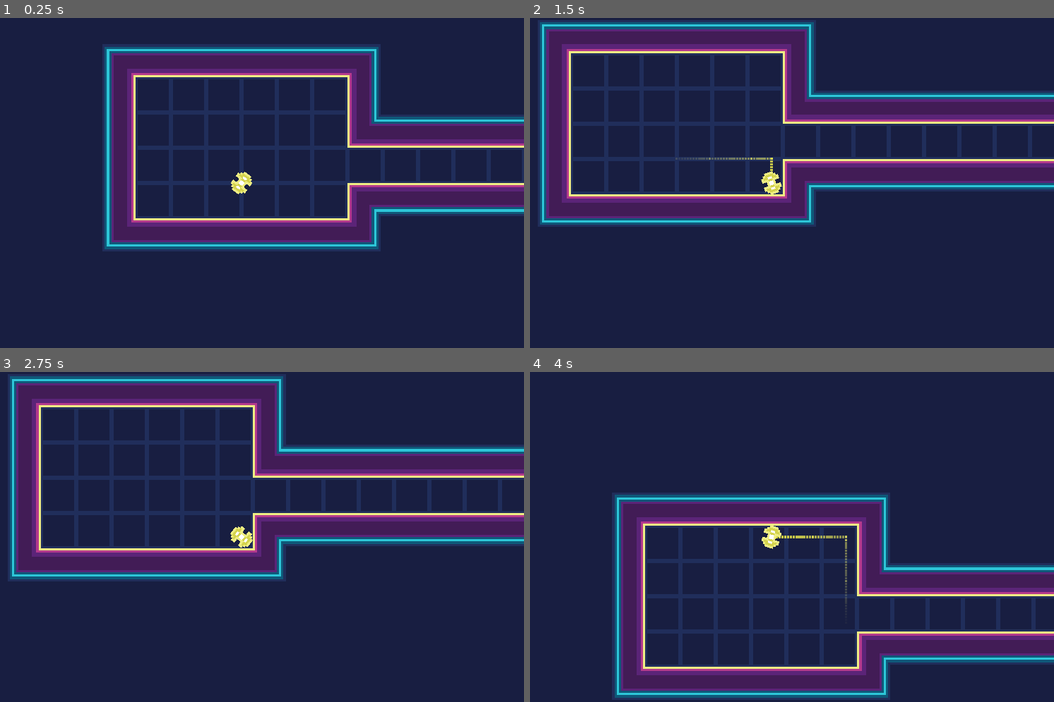
Above: before the commit, frames 1-4 (two rows, left to right).
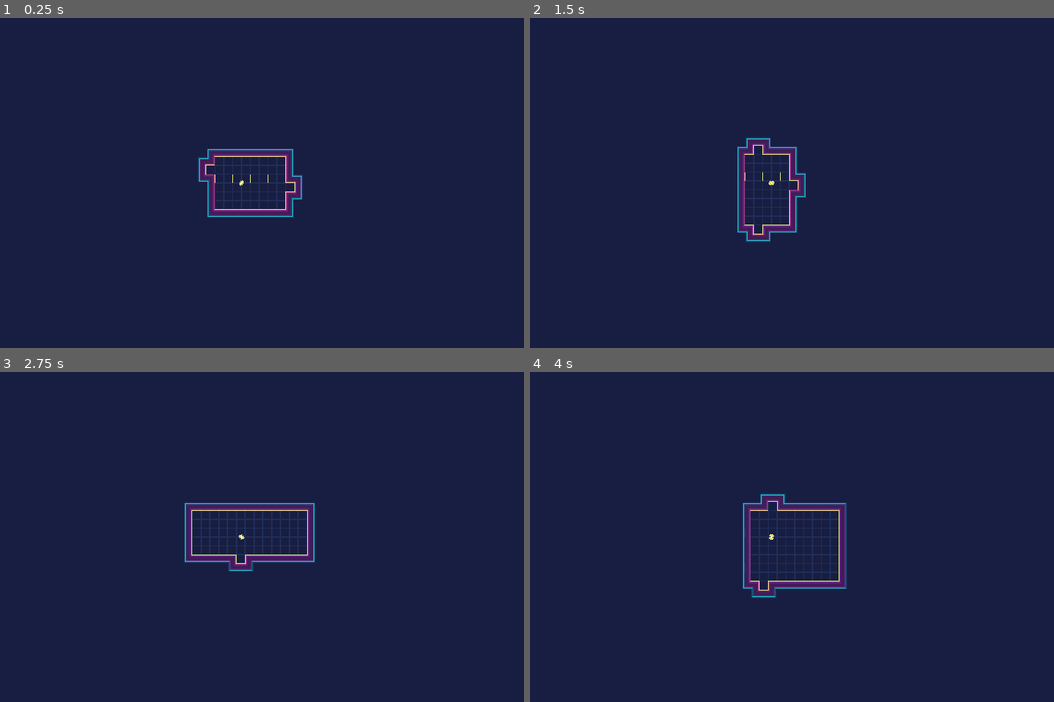
Above: after the commit, the same moments.

Repository: kosinaz/loop-breakerz
Game: Godot game, scene res://map.tscn
The game is run twice, just before and just after one commit, with the same random seed, the same clock (stepped at 60 frames per second) and the same inputs.
Inputs (mouse positions are in pixels of both pictures, inside the frame that each line leads up to):
- Up to frame 1 (0.25 s): no input
- Up to frame 2 (1.5 s): tap Enter (ui_accept) at 0.5, 0.6, 0.77, 1.07, 1.35 s; move the mouse to (896, 166) at 0.52 s; hold Right (ui_right) 0.53-1.28 s; click (896, 166) at 0.67 s; move the mouse to (661, 199) at 1.27 s; hold Down (ui_down) from 1.28 s (still down)
- Up to frame 3 (2.75 s): tap Enter (ui_accept) at 1.52, 1.82, 2.1 s; move the mouse to (298, 464) at 2.02 s; release Down (ui_down) at 2.03 s; hold Right (ui_right) from 2.03 s (still down)
- Up to frame 4 (4 s): move the mouse to (744, 603) at 2.77 s; release Right (ui_right) at 2.78 s; hold Up (ui_up) 2.78-3.53 s; tap Enter (ui_accept) at 2.85, 3.02, 3.32, 3.6, 3.77 s; click (744, 603) at 2.92 s; move the mouse to (938, 586) at 3.52 s; hold Left (ui_left) from 3.53 s (still down)

The runs differ from the first frame. In frame 1, 27% of the frame differs, in the area x 19-100%, y 7-71%; in frame 2, 30%; in frame 3, 31%, in the area x 1-100%, y 0-64%; in frame 4, 28%.

Commit message:
refine rooms

Diff:
--- a/Loop Breakerz/map.gd
+++ b/Loop Breakerz/map.gd
@@ -1,9 +1,10 @@
 extends Node2D
 
 # Room and corridor parameters
-export (int) var room_min_size = 5
-export (int) var room_max_size = 10
-export (int) var corridor_width = 3
+export (int) var room_min_size = 7
+export (int) var room_max_size = 15
+export (int) var corridor_min_length = 5
+export (int) var corridor_max_length = 9
 export (int) var tile_id = 0  # ID for walkable tiles
 
 onready var tilemap = $TileMap
@@ -14,16 +15,14 @@
 	rng.seed = OS.get_ticks_usec()
 
 	# Generate Room A at the origin
-	var room_a = generate_room(Vector2.ZERO)
+	generate_room(Vector2.ZERO)
 
-	# Generate Room B at least 10 tiles away
-	var room_b_position = Vector2(15, 0)
-	var room_b = generate_room(room_b_position)
+func _process(_delta):
+	if Input.is_action_just_released("ui_accept"):
+		# warning-ignore:return_value_discarded
+		get_tree().reload_current_scene()
 
-	# Connect Room A and Room B with a corridor
-	connect_rooms(room_a, room_b)
-
-func generate_room(origin: Vector2) -> Rect2:
+func generate_room(origin: Vector2) -> Dictionary:
 	# Randomly determine room size
 	var width = rng.randi_range(room_min_size, room_max_size)
 	var height = rng.randi_range(room_min_size, room_max_size)
@@ -33,33 +32,57 @@
 		for y in range(height):
 			tilemap.set_cellv(origin + Vector2(x, y), tile_id)
 
+	var doors = []
+
+	# Top door
+	if randi() % 2:
+		var door_position = origin + Vector2(randi() % (width - 4) + 2, -1)
+		for x in range(-1, 2):
+			tilemap.set_cellv(door_position + Vector2(x, 0), tile_id)
+		doors.append({
+			"position": door_position,
+			"direction": "up",
+		})
+
+	# Bottom door
+	if randi() % 2:
+		var door_position = origin + Vector2(randi() % (width - 4) + 2, height)
+		for x in range(-1, 2):
+			tilemap.set_cellv(door_position + Vector2(x, 0), tile_id)
+		doors.append({
+			"position": door_position,
+			"direction": "down",
+		})
+
+	# Left door
+	if randi() % 2:
+		var door_position = origin + Vector2(-1, randi() % (height - 4) + 2)
+		for y in range(-1, 2):
+			tilemap.set_cellv(door_position + Vector2(0, y), tile_id)
+		doors.append({
+			"position": door_position,
+			"direction": "left",
+		})
+
+	# Right door
+	if randi() % 2 :
+		var door_position = origin + Vector2(width, randi() % (height - 4) + 2)
+		for y in range(-1, 2):
+			tilemap.set_cellv(door_position + Vector2(0, y), tile_id)
+		doors.append({
+			"position": door_position,
+			"direction": "right",
+		})
+
 	# Update the autotile bitmask for the entire room region
 	tilemap.update_bitmask_region(origin, Vector2(width, height))
 
 	# Return the room's bounds for corridor placement
-	return Rect2(origin, Vector2(width, height))
-
-func connect_rooms(room_a: Rect2, room_b: Rect2):
-	# Find the center of each room
-	var center_a = room_a.position + room_a.size / 2
-
-	# Determine valid entrance tiles for both rooms
-	var entrance_a = get_valid_entrance(room_a)
-	var entrance_b = get_valid_entrance(room_b)
-
-	# Create a horizontal corridor
-	var start_x = int(min(entrance_a.x, entrance_b.x))
-	var end_x = int(max(entrance_a.x, entrance_b.x))
-
-	for x in range(start_x, end_x + 1):
-		for y in range(corridor_width):
-			var y_pos = int(center_a.y + y - corridor_width / 2)
-			tilemap.set_cellv(Vector2(x, y_pos), tile_id)
-
-	# Update the autotile bitmask for the corridor region
-	var corridor_region_origin = Vector2(start_x, center_a.y - int(corridor_width / 2))
-	var corridor_region = Vector2(end_x - start_x + 1, corridor_width)
-	tilemap.update_bitmask_region(corridor_region_origin, corridor_region)
+	return {
+		"origin": origin,
+		"size": Vector2(width, height),
+		"doors": doors,
+	}
 
 func get_valid_entrance(room: Rect2) -> Vector2:
 	# Get valid tiles for corridor entrances, excluding corners
--- a/Loop Breakerz/project.godot
+++ b/Loop Breakerz/project.godot
@@ -18,7 +18,6 @@
 
 window/stretch/mode="2d"
 window/stretch/aspect="keep"
-window/stretch/shrink=4.0
 
 [gui]
 
